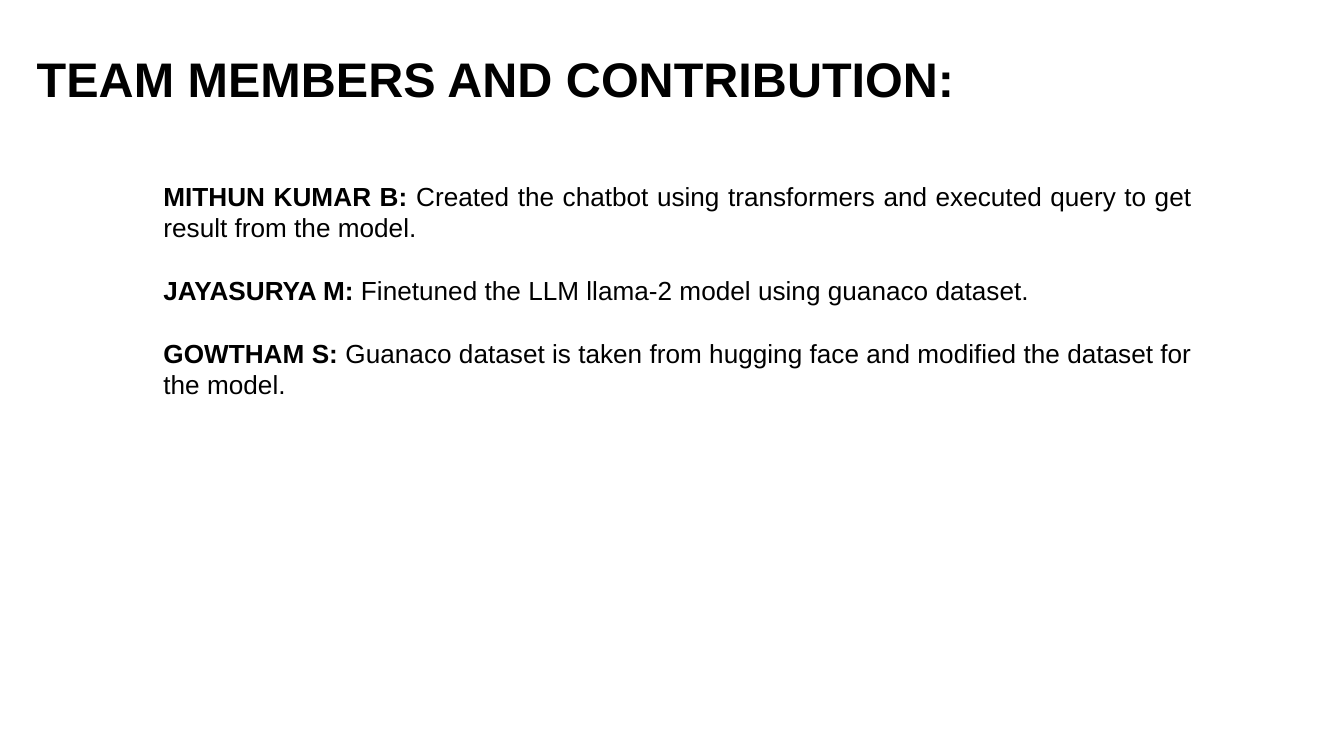
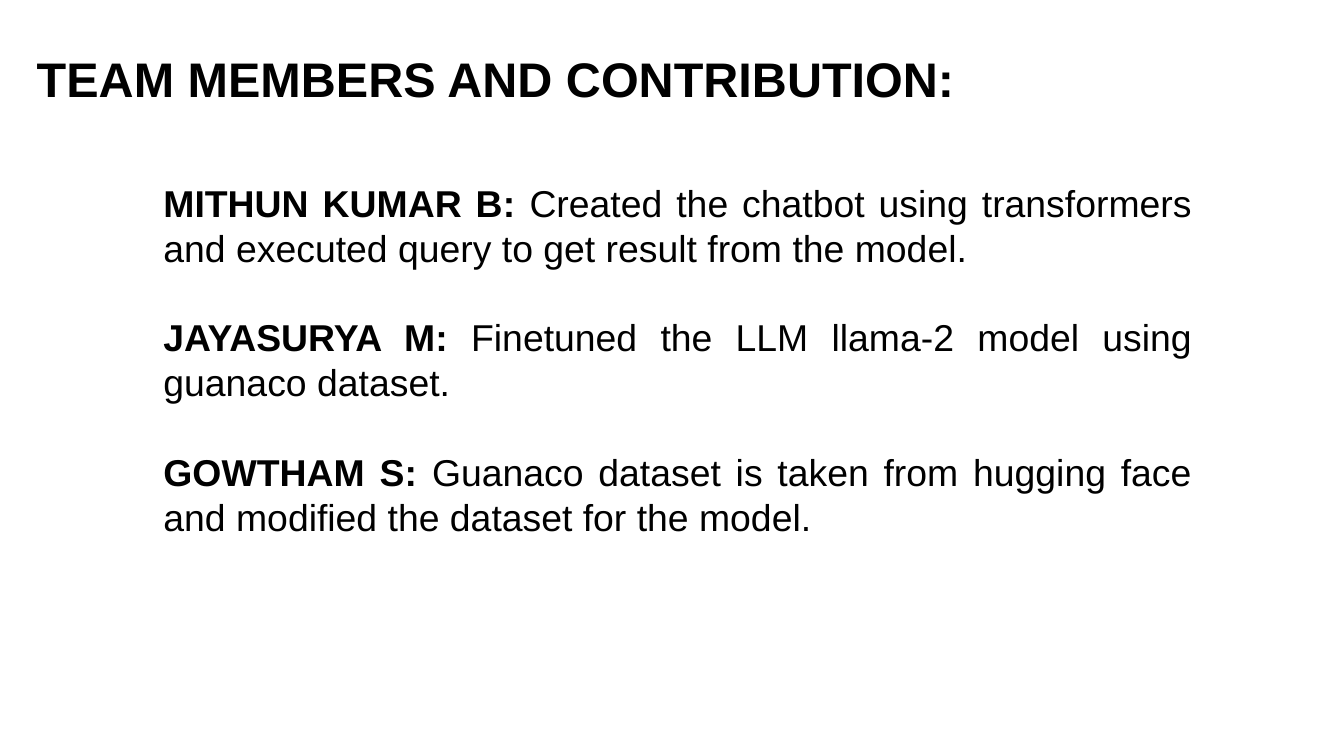
Before and after one commit to MithunKumar04/INTEL_GEN_AI, a slide deck: slide 7 of Intel Unnati REPORT PPT.pptx. Drawn at 1344x756 pixels with LibreOffice and Linux fonts; fonts in the diff are those of the drawing; background and template pictures are left out. Boxes give left, top, right and bottom in pixels: in the first picture for what was removed or moved away, otherwise in the second. Text is boxed around its words. In the diff, an @@ line names an element or a change of style, - is before the commit and + after.

Commit message:
changes

```diff
--- a/Intel Unnati REPORT PPT.pptx
+++ b/Intel Unnati REPORT PPT.pptx
@@ text "MITHUN KUMAR B: Created the ..." at (x1=163, y1=190, x2=1192, y2=532): size 14 to 20 pt @@
```
